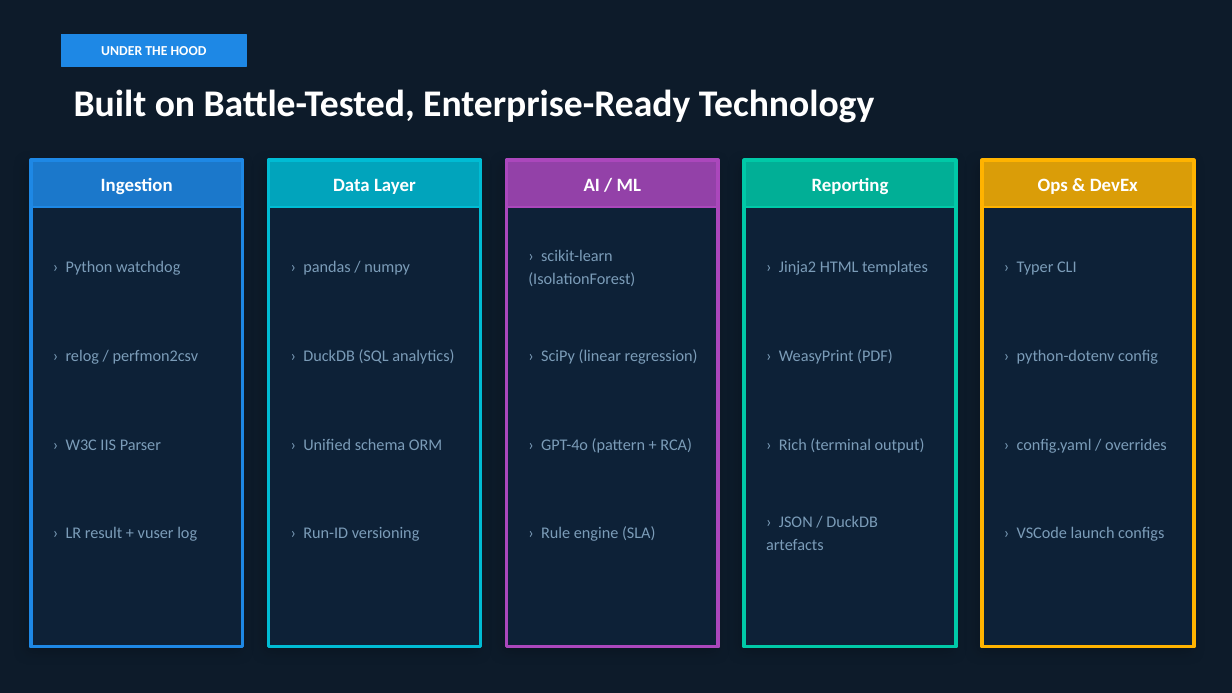
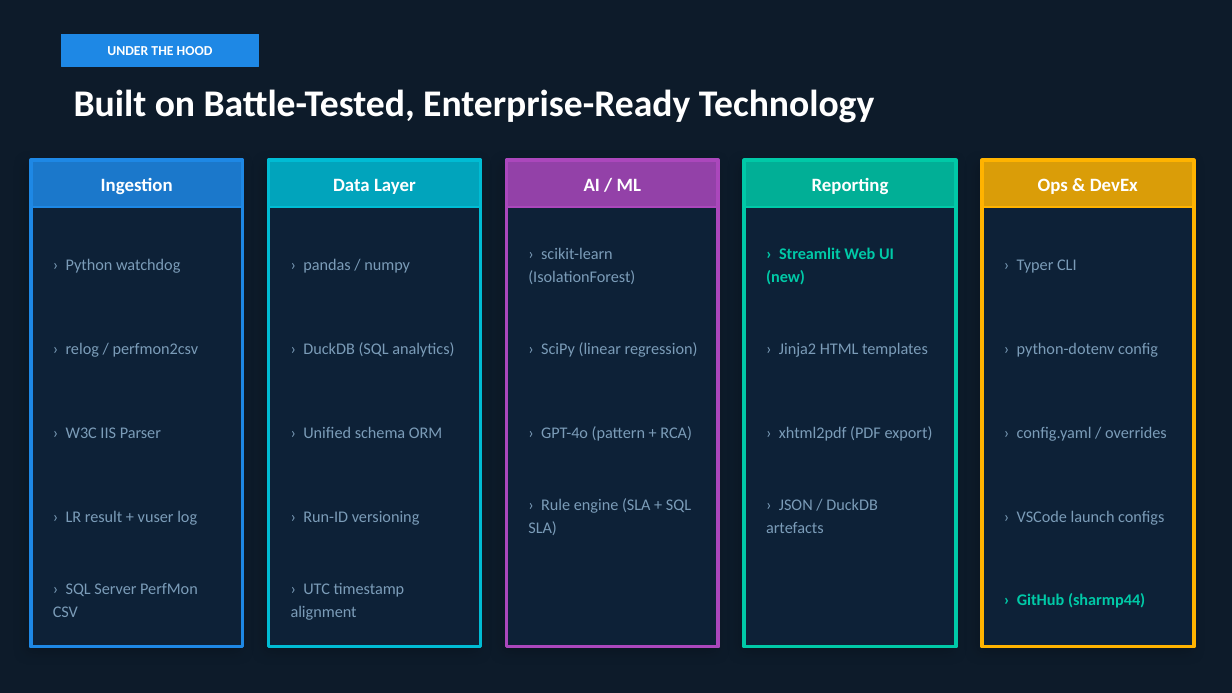
Before and after one commit to sharmp44/PT_AILog_Analyser, a slide deck: slide 9 of PT_AI_LogMining_Client_Deck.pptx. Drawn at 1232x693 pixels with LibreOffice and Linux fonts; fonts in the diff are those of the drawing. Boxes give left, top, right and bottom in pixels: in the first picture for what was removed or moved away, otherwise in the second. Text is boxed around its words. In the diff, an @@ line names an element or a change of style, - is before the commit and + after.

```diff
--- a/PT_AI_LogMining_Client_Deck.pptx
+++ b/PT_AI_LogMining_Client_Deck.pptx
@@ text "UNDER THE HOOD": place and size @@
-text "UNDER THE HOOD" at <box>101,46,207,55</box>
+text "UNDER THE HOOD" at <box>107,46,213,55</box>
@@ rectangle: place and size @@
-rectangle at <box>62,34,246,67</box>
+rectangle at <box>62,34,259,67</box>
@@ text added at <box>766,247,894,284</box>, 9.5 pt, text #00C9A7, bold @@
+› Streamlit Web UI (new)
@@ text "› relog / perfmon2csv": place and size @@
-text "› relog / perfmon2csv" at <box>66,350,199,364</box>
+text "› relog / perfmon2csv" at <box>66,343,199,357</box>
@@ text "› DuckDB (SQL analytics)": place and size @@
-text "› DuckDB (SQL analytics)" at <box>303,349,454,364</box>
+text "› DuckDB (SQL analytics)" at <box>303,342,454,357</box>
@@ text "› SciPy (linear regression)": place and size @@
-text "› SciPy (linear regression)" at <box>541,349,698,364</box>
+text "› SciPy (linear regression)" at <box>541,342,698,357</box>
@@ text "› Jinja2 HTML templates": place and size @@
-text "› Jinja2 HTML templates" at <box>779,261,928,275</box>
+text "› Jinja2 HTML templates" at <box>779,343,928,357</box>
@@ text "› python-dotenv config": place and size @@
-text "› python-dotenv config" at <box>1017,350,1158,364</box>
+text "› python-dotenv config" at <box>1017,343,1158,357</box>
@@ text "› W3C IIS Parser": place and size @@
-text "› W3C IIS Parser" at <box>66,439,161,450</box>
+text "› W3C IIS Parser" at <box>66,427,161,438</box>
@@ text "› Unified schema ORM": place and size @@
-text "› Unified schema ORM" at <box>303,439,442,450</box>
+text "› Unified schema ORM" at <box>303,427,442,438</box>
@@ text "› GPT-4o (pattern + RCA)": place and size @@
-text "› GPT-4o (pattern + RCA)" at <box>541,438,692,453</box>
+text "› GPT-4o (pattern + RCA)" at <box>541,426,692,441</box>
@@ text "› config.yaml / overrides": place and size @@
-text "› config.yaml / overrides" at <box>1017,439,1167,453</box>
+text "› config.yaml / overrides" at <box>1017,427,1167,441</box>
@@ text at <box>779,426,933,441</box>: text changed @@
-› WeasyPrint (PDF)
+› xhtml2pdf (PDF export)
@@ text removed at <box>779,438,925,453</box> @@
-› Rich (terminal output)
@@ text "› LR result + vuser ...": place and size @@
-text "› LR result + vuser ..." at <box>66,527,197,541</box>
+text "› LR result + vuser ..." at <box>66,511,197,525</box>
@@ text "› Run-ID versioning": place and size @@
-text "› Run-ID versioning" at <box>303,527,420,541</box>
+text "› Run-ID versioning" at <box>303,511,420,525</box>
@@ text "› JSON / DuckDB artefacts": place and size @@
-text "› JSON / DuckDB artefacts" at <box>766,516,878,550</box>
+text "› JSON / DuckDB artefacts" at <box>766,499,878,533</box>
@@ text "› VSCode launch configs": place and size @@
-text "› VSCode launch configs" at <box>1017,527,1164,541</box>
+text "› VSCode launch configs" at <box>1017,511,1164,525</box>
@@ text at <box>528,498,691,535</box>: text changed @@
-› Rule engine (SLA)
+› Rule engine (SLA + SQL SLA)
@@ text added at <box>53,583,198,617</box>, 9.5 pt, text #7B9CB8 @@
+› SQL Server PerfMon CSV
@@ text added at <box>291,583,405,620</box>, 9.5 pt, text #7B9CB8 @@
+› UTC timestamp alignment
@@ text added at <box>1017,593,1145,608</box>, 9.5 pt, text #00C9A7, bold @@
+› GitHub (sharmp44)
```
Also in this commit, not shown: 8 other slides changed, 1 slide added, 1 slide removed, 10 other files.
